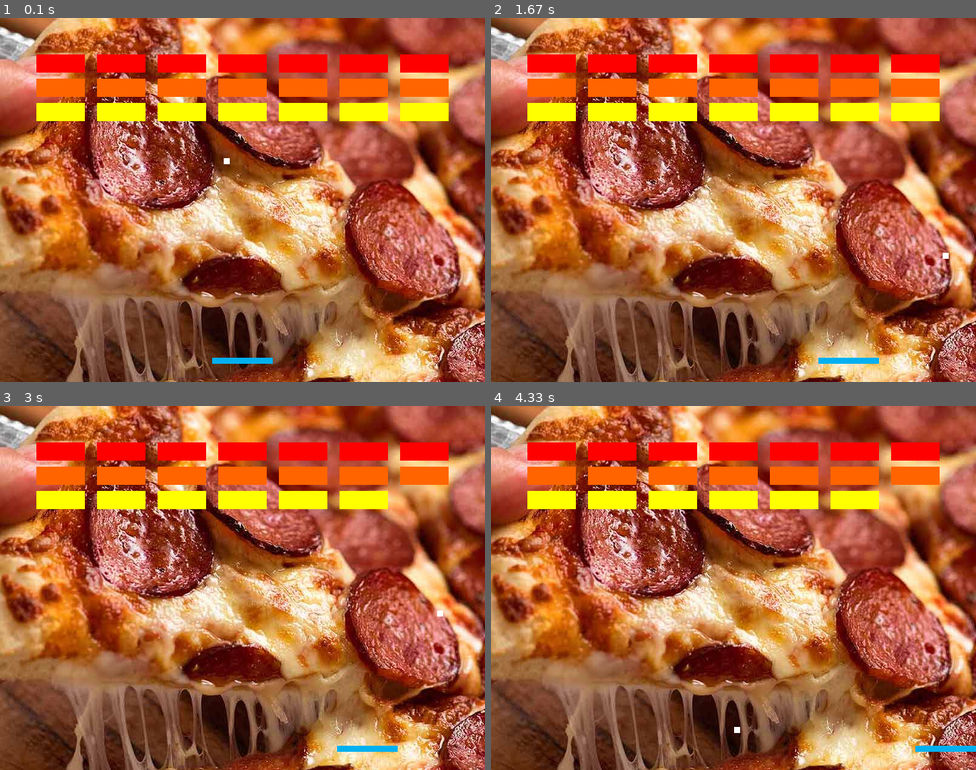
Above: before the commit, frames 1-4 (two rows, left to right).
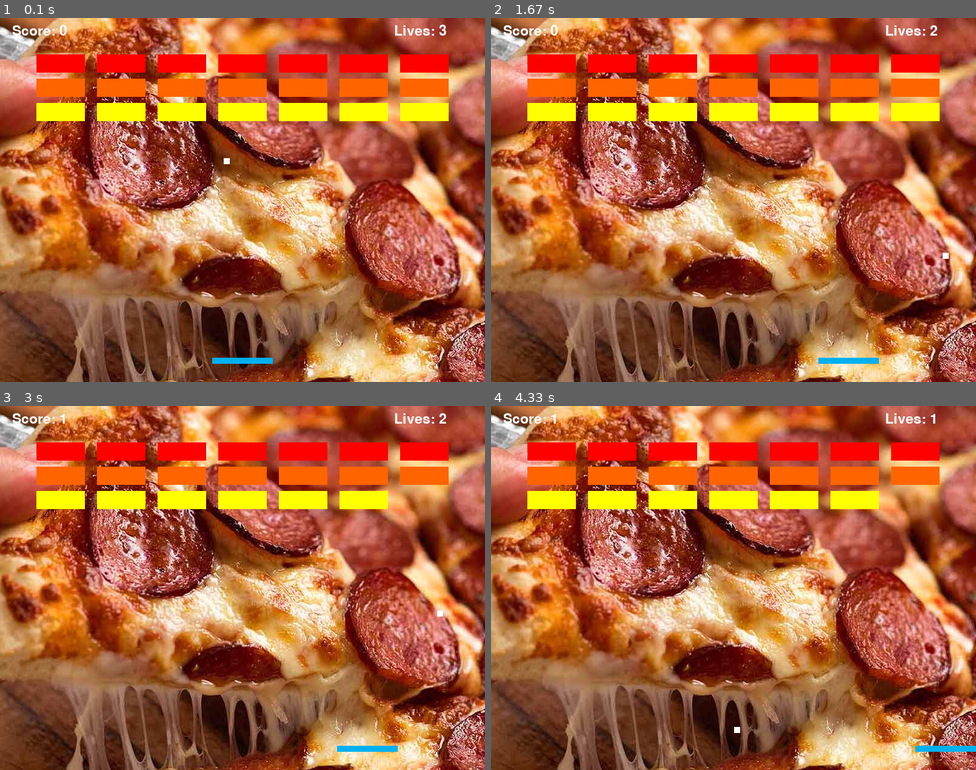
Above: after the commit, the same moments.

Repository: jmiko4/Pygame
Game: pygame game, started from game.py
Same seed, same stepped clock (60 frames per second), same inputs: the game is played once before the commit and once after it.
Inputs:
- Up to frame 1 (0.1 s): no input
- Up to frame 2 (1.67 s): hold Right 0.33-0.8 s; hold Right 0.83-1.3 s; hold Left from 1.33 s (still down)
- Up to frame 3 (3 s): release Left at 1.87 s; hold Left 1.9-2.3 s; hold Right 2.33-2.97 s
- Up to frame 4 (4.33 s): hold Left 3-3.47 s; hold Right 3.5-3.97 s; hold Right from 4 s (still down)

The runs differ from the first frame. In frame 1, 0.3% of the frame differs, in the area x 2-92%, y 1-5%; in frame 2, 0.3%; in frame 3, 0.3%; in frame 4, 0.2%.

Commit message:
fixed pizza time

Diff:
--- a/game.py
+++ b/game.py
@@ -171,6 +171,7 @@
     # First, clear the screen to dark blue.
     screen.fill(DARKBLUE)
     pygame.draw.line(screen, WHITE, [0, 38], [800, 38], 2)
+    screen.blit(bg, (0, 0))
 
     #Display the score and the number of lives at the top of the screen
     font = pygame.font.Font(None, 34)
@@ -178,7 +179,6 @@
     screen.blit(text, (20,10))
     text = font.render("Lives: " + str(lives), 1, WHITE)
     screen.blit(text, (650,10))
-    screen.blit(bg, (0, 0))
     #Now let's draw all the sprites in one go. (For now we only have 2 sprites!)
     all_sprites_list.draw(screen)
 
